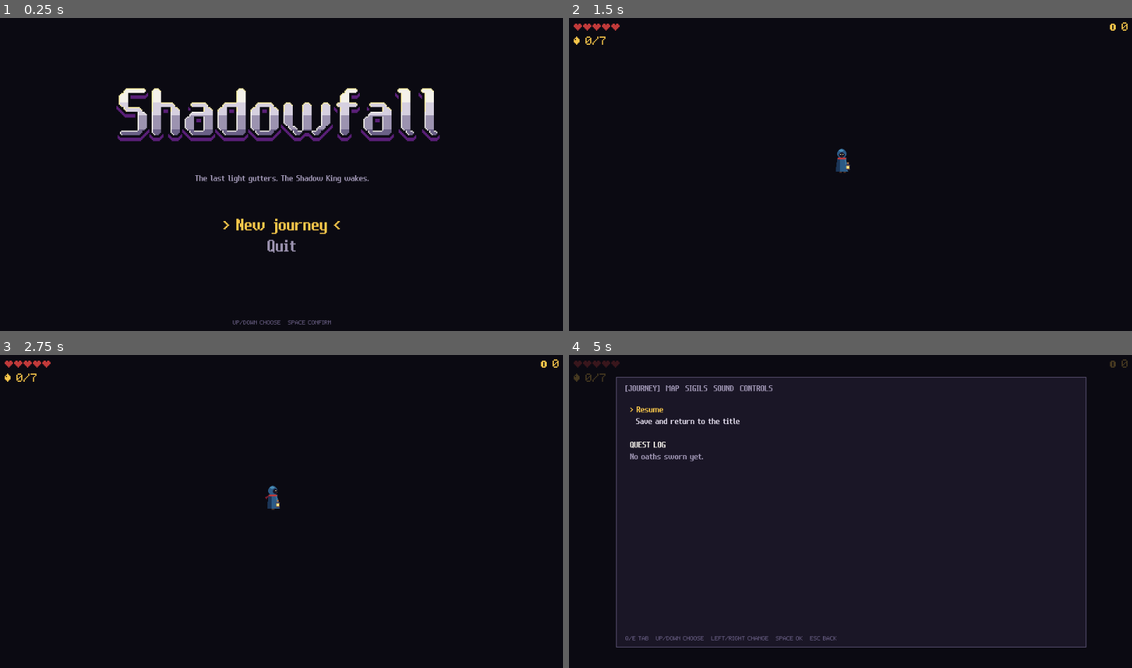
Above: before the commit, frames 1-4 (two rows, left to right).
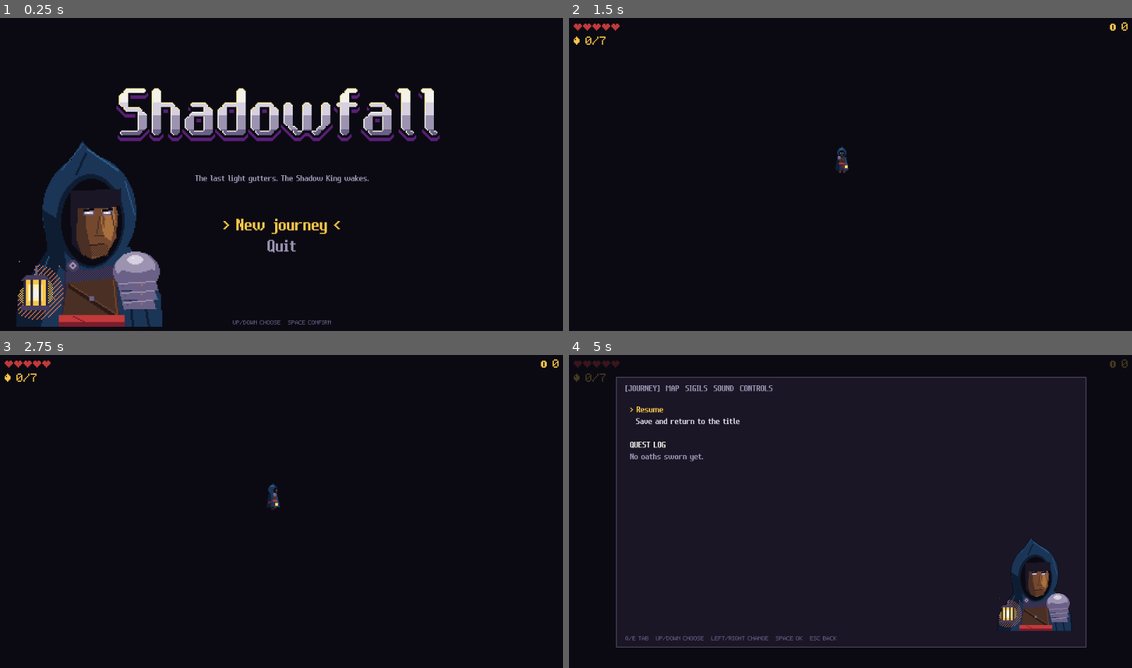
Above: after the commit, the same moments.

Repository: monte-flora/adventure-world
Game: Godot game, scene res://core/boot.tscn
Same seed, same stepped clock (60 frames per second), same inputs: the game is played once before the commit and once after it.
Inputs (mouse positions are in pixels of both pictures, inside the frame that each line leads up to):
- Up to frame 1 (0.25 s): no input
- Up to frame 2 (1.5 s): tap Enter at 0.5 s; move the mouse to (974, 158) at 0.52 s; hold Right (move_right) 0.53-1.28 s; hold Q (heal) 0.53-1.28 s; click (974, 158) at 0.67 s; tap Space (jump) at 0.77, 1.25 s; tap E (tool) at 0.8, 1.35 s; move the mouse to (737, 190) at 1.27 s; hold Down (move_down) from 1.28 s (still down)
- Up to frame 3 (2.75 s): tap Space (jump) at 1.52 s; tap Q (heal) at 1.55 s; tap Enter at 2 s; move the mouse to (337, 442) at 2.02 s; release Down (move_down) at 2.03 s; hold Right (move_right) from 2.03 s (still down); hold R (attack) from 2.03 s (still down); tap E (tool) at 2.3 s
- Up to frame 4 (5 s): tap Space (jump) at 2.75, 3.02, 3.77, 4.25, 4.52 s; move the mouse to (822, 574) at 2.77 s; release Right (move_right) at 2.78 s; release R (attack) at 2.78 s; hold Up (move_up) 2.78-3.53 s; tap Shift (dash) at 2.85 s; click (822, 574) at 2.92 s; tap Q (heal) at 3.05, 4.55 s; tap Enter at 3.5 s; move the mouse to (1019, 558) at 3.52 s; hold Q (heal) 3.53-4.28 s; hold Left (move_left) from 3.53 s (still down); tap E (tool) at 3.8 s; tap Tab (map) at 4.15 s; move the mouse to (681, 464) at 4.27 s; tap G (interact) at 4.35 s; tap Escape (pause) at 4.9 s

The runs differ from the first frame. In frame 1, 8.7% of the frame differs, in the area x 3-29%, y 39-99%; in frame 2, 0.1%; in frame 3, 0.1%; in frame 4, 1.8%.
Error before the commit: Cannot call method 'set_input_as_handled' on a null value. (res://ui/title.gd:91)
Error after the commit: Cannot call method 'set_input_as_handled' on a null value. (res://ui/title.gd:100)

Commit message:
Shadowfall C2: Lanternbearer to the concept: side sheet (shoulder plate, lit face), top-down sheet redrawn (hood, torn cloak, mail, sash, steel pauldron, belt lantern), 128x160 portrait on the title and pause JOURNEY tab
Co-Authored-By: Claude Opus 5.5 <noreply@anthropic.com>

Diff:
--- a/shadowfall/ui/pause.gd
+++ b/shadowfall/ui/pause.gd
@@ -10,6 +10,7 @@
 const GRID := Vector2i(6, 5)          # the realm's screen grid (B1)
 const CELL := Vector2(56, 40)
 const COLUMN := 200                   # width of the name column in menu rows
+const PORTRAIT := "res://art/ui/hero_portrait.png"  # the Lanternbearer, on the JOURNEY tab
 
 var tab := 0
 var cursor := 0
@@ -18,6 +19,7 @@
 var _content: VBoxContainer
 var _tabs: Label
 var _hint: Label
+var _portrait: TextureRect
 
 
 func _ready() -> void:
@@ -44,6 +46,13 @@
 	_hint = UiStyle.label("Q/E tab   UP/DOWN choose   LEFT/RIGHT change   SPACE ok   ESC back", "small", UiStyle.INK4)
 	_hint.position = BOX.position + Vector2(16, BOX.size.y - 20)
 	add_child(_hint)
+	_portrait = TextureRect.new()
+	_portrait.name = "Portrait"
+	_portrait.texture = load(PORTRAIT)
+	_portrait.texture_filter = CanvasItem.TEXTURE_FILTER_NEAREST
+	_portrait.size = _portrait.texture.get_size()
+	_portrait.position = BOX.end - _portrait.size - Vector2(24, 28)
+	add_child(_portrait)
 	show_tab(0)
 
 
@@ -51,6 +60,7 @@
 	tab = posmod(i, TABS.size())
 	cursor = 0
 	remapping = ""
+	_portrait.visible = tab == 0
 	_build()
 
 
@@ -230,6 +240,7 @@
 	UiSettings.save()
 	var keep := cursor
 	remapping = ""
+	_portrait.visible = tab == 0
 	_build()
 	cursor = keep
 	_draw_rows()
--- a/shadowfall/ui/title.gd
+++ b/shadowfall/ui/title.gd
@@ -4,6 +4,7 @@
 ## Applies the player's settings (volume, remapped keys) once per run.
 
 const LOGO := "res://ui/fonts/shadowfall_logo.png"
+const PORTRAIT := "res://art/ui/hero_portrait.png"  # the Lanternbearer (art/src/make_hero.py)
 
 static var _settings_applied := false
 
@@ -30,6 +31,14 @@
 	logo.scale = Vector2(2, 2)
 	logo.position = Vector2((UiStyle.VIEW.x - logo.size.x * 2) / 2, 96)
 	add_child(logo)
+	var hero := TextureRect.new()
+	hero.name = "Portrait"
+	hero.texture = load(PORTRAIT)
+	hero.texture_filter = CanvasItem.TEXTURE_FILTER_NEAREST
+	hero.size = hero.texture.get_size()
+	hero.scale = Vector2(2, 2)
+	hero.position = Vector2(24, UiStyle.VIEW.y - hero.size.y * 2 - 12)
+	add_child(hero)
 	var lore := UiStyle.label("The last light gutters. The Shadow King wakes.", "body", UiStyle.INK5)
 	_center(lore, 96 + logo.size.y * 2 + 24)
 	items = PackedStringArray(["Continue"]) if Game.has_save() else PackedStringArray()
Binary file changed: shadowfall/art/sheets/hero_side.png
Binary file changed: shadowfall/art/sheets/hero_top.png
Binary file added: shadowfall/art/ui/hero_portrait.png
Not shown, added: shadowfall/art/ui/hero_portrait.png.import
